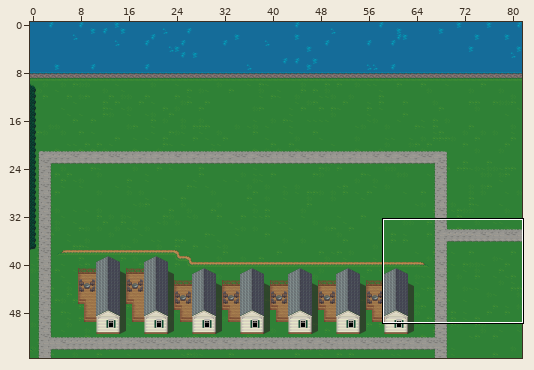
A Tiled map gets an edit: tiled/map-west1.tmx. Above: a wide view before the commit, with the close-up outlined.
Close-up. The starting point:
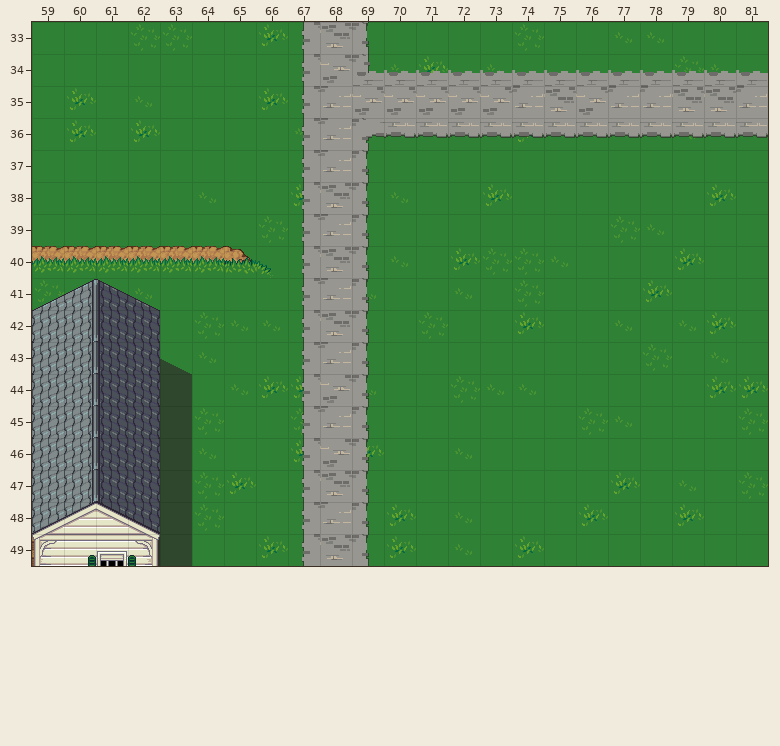
Cells are 32x32 px. Shown: x 59..81, y 33..49. The commit also changed other parts of the map, which this record leaves out.
And afterwards:
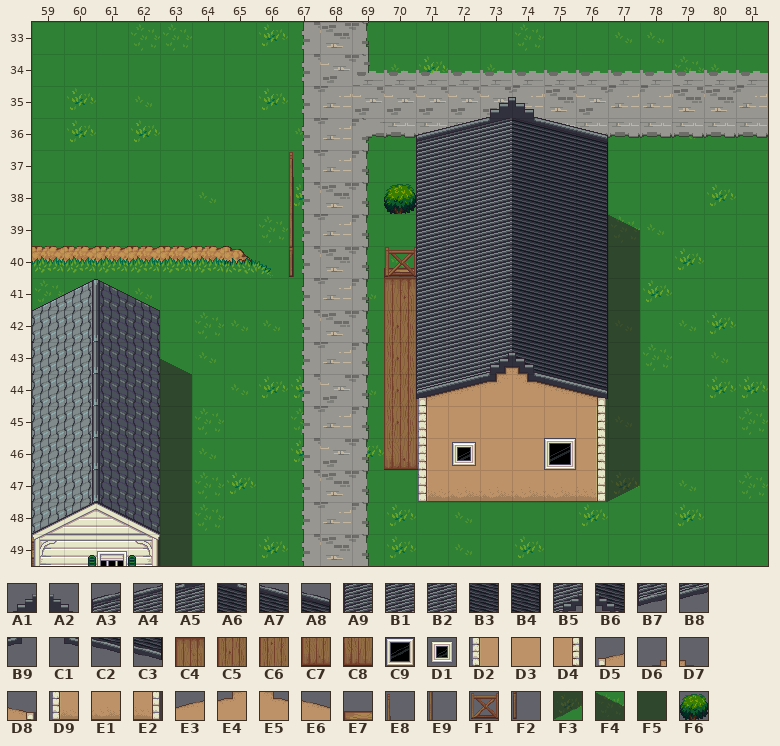
Key: from "Kneippbyn": A1 366, A2 367, A3 396, A4 397, A5 398, A6 399, A7 400, A8 401, A9 428, B1 429, B2 430, B3 431, B4 433, B5 462, B6 463, B7 492, B8 493, B9 494, C1 495, C2 496, C3 497, C4 608, C5 640, C6 641, C7 672, C8 673, C9 783, D1 784, D2 896, D3 897, D4 898, D5 900, D6 902, D7 903, D8 905, D9 928, E1 929, E2 930, E3 933, E4 934, E5 935, E6 936, E7 1120, E8 1248, E9 1312, F1 1376, F2 1408, F3 2012, F4 2014, F5 2047; from "LPC Trees": F6 289.
__ is an empty cell.
Tiles of an added or newly shown layer are drawn over the layers below it.
See-through tiles are keyed as they look on the map.
The exact change:
Layer "Base 2":
y 39: x 77 __ -> F4
y 40..43: x 77 __ -> F5
y 44..45: x 71 __ -> C6; x 77 __ -> F5
y 46: x 71 __ -> C8; x 77 __ -> F5
y 47: x 77 __ -> F3
Layer "Bldg 1":
y 40: x 70 __ -> E7
y 41: x 70 __ -> C4
y 42..45: x 70 __ -> C5
y 46: x 70 __ -> C7
Layer "Bldg 2":
y 43: x 73..74 __ __ -> D6 D7
y 44: x 71..76 __ __ __ __ __ __ -> D5 E3 E4 E5 E6 D8
y 45: x 71..76 __ __ __ __ __ __ -> D2 D3 D3 D3 D3 D4
y 46: x 71..74 __ __ __ __ -> D2 D3 D3 D3; x 76 __ -> D4
y 47: x 71..76 __ __ __ __ __ __ -> D9 E1 E1 E1 E1 E2
Layer "Bldg 3" (added):
y 35: x 73..74 __ __ -> A1 A2
y 36: x 71..76 __ __ __ __ __ __ -> A3 A4 A5 A6 A7 A8
y 37: x 67 __ -> E8; x 71..76 __ __ __ __ __ __ -> A9 B1 B2 B3 B3 B4
y 38: x 67 __ -> E9; x 70..76 __ __ __ __ __ __ __ -> F6 A9 B1 B2 B3 B3 B4
y 39: x 67 __ -> E9; x 71..76 __ __ __ __ __ __ -> A9 B1 B2 B3 B3 B4
y 40: x 67 __ -> F2; x 70..76 __ __ __ __ __ __ __ -> F1 A9 B1 B2 B3 B3 B4
y 41..42: x 71..76 __ __ __ __ __ __ -> A9 B1 B2 B3 B3 B4
y 43: x 71..76 __ __ __ __ __ __ -> A9 B1 B5 B6 B3 B4
y 44: x 71..76 __ __ __ __ __ __ -> B7 B8 B9 C1 C2 C3
y 46: x 72 __ -> D1; x 75 __ -> C9
